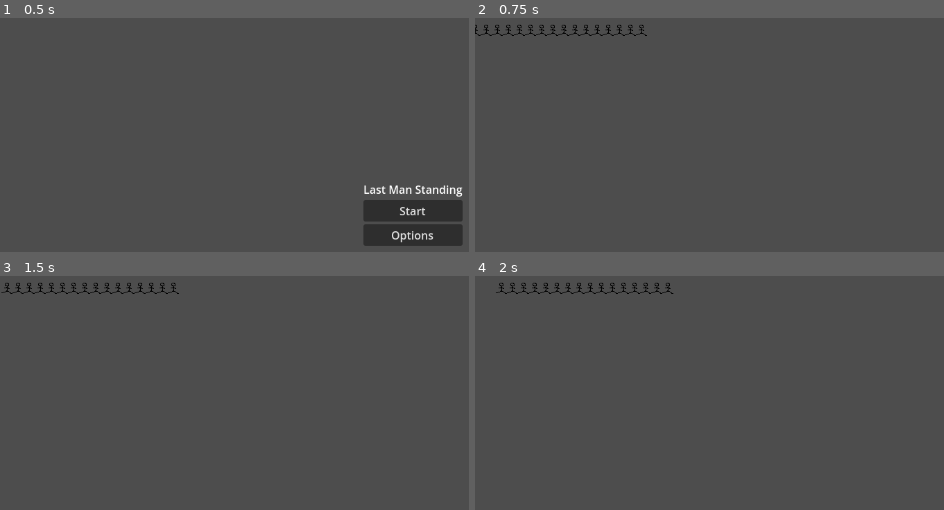
Above: before the commit, frames 1-4 (two rows, left to right).
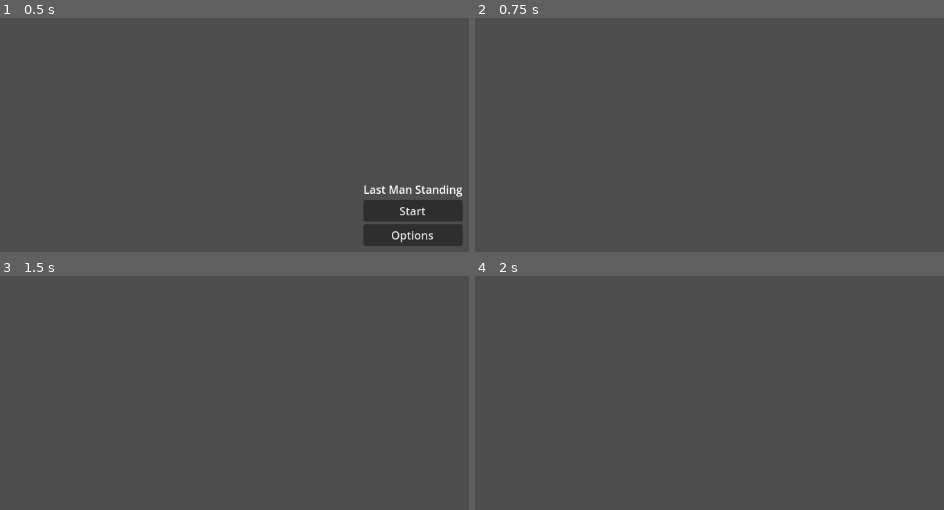
Above: after the commit, the same moments.

Repository: Crazy-Waffle-Man/last-man-standing
Game: Godot game, scene res://scenes/main_menu.tscn
The game is run twice, just before and just after one commit, with the same random seed, the same clock (stepped at 60 frames per second) and the same inputs.
Inputs:
- Up to frame 1 (0.5 s): no input
- Up to frame 2 (0.75 s): click "Start" at 0.5 s
- Up to frame 3 (1.5 s): tap Enter at 1.25 s; hold Right (ui_right) from 1.28 s (still down)
- Up to frame 4 (2 s): keep holding Right (ui_right)

Frame 1 is identical in both runs. In frame 2, 0.5% of the frame differs, in the area x 0-37%, y 2-8%; in frame 3, 0.5%; in frame 4, 0.5%, in the area x 4-43%, y 2-8%.
Error after the commit: Parse Error: Not all code paths return a value. (res://scripts/player_character.gd:22)

Commit message:
Rewriting player code for godot's builtin collision

Diff:
--- a/project.godot
+++ b/project.godot
@@ -57,5 +57,5 @@
 [layer_names]
 
 2d_physics/layer_1="walls"
-2d_physics/layer_2="player"
-2d_physics/layer_3="hazards"
+2d_physics/layer_2="hazard"
+2d_physics/layer_3="player"
--- a/scenes/game_scene.tscn
+++ b/scenes/game_scene.tscn
@@ -1,7 +1,6 @@
-[gd_scene load_steps=3 format=3 uid="uid://b7ggner8vcyt6"]
+[gd_scene load_steps=2 format=3 uid="uid://b7ggner8vcyt6"]
 
 [ext_resource type="Script" uid="uid://icaekfj6gxw5" path="res://scripts/game_scene.gd" id="1_w5aja"]
-[ext_resource type="Script" uid="uid://cmuixestmsjab" path="res://scripts/collision_type_assigners/wall_collision_layer_assignment.gd" id="2_onqr8"]
 
 [node name="GameScene" type="CanvasLayer"]
 script = ExtResource("1_w5aja")
@@ -10,9 +9,11 @@
 
 [node name="Obstacles" type="TileMapLayer" parent="."]
 
-[node name="Collisions" type="StaticBody2D" parent="."]
+[node name="WallCollision" type="StaticBody2D" parent="."]
+collision_mask = 0
 
-[node name="CollisionPolygon2D" type="CollisionPolygon2D" parent="Collisions"]
-polygon = PackedVector2Array(1120, 19, 1118, 631, 10, 631, 26, 13, 1116, 19, 1097, -44, -93, 2, -8, 922, 1254, 655, 1149, -52)
-script = ExtResource("2_onqr8")
+[node name="CollisionPolygon2D" type="CollisionPolygon2D" parent="WallCollision"]
+position = Vector2(133, 128)
+polygon = PackedVector2Array(-58, -71, 899, -10, 937, 386, -12, 426, -59, -72, -174, -130, -170, 563, 1099, 582, 1113, -217, -184, -221, -174, -130)
+one_way_collision_margin = 0.0
 metadata/COLLISION_TYPE = 0
--- a/scenes/player_characters.tscn
+++ b/scenes/player_characters.tscn
@@ -1,18 +1,18 @@
-[gd_scene load_steps=5 format=3 uid="uid://kxx8oagcuejg"]
+[gd_scene load_steps=4 format=3 uid="uid://kxx8oagcuejg"]
 
 [ext_resource type="Script" uid="uid://dt02djnxllcvw" path="res://scripts/player_character.gd" id="1_vp8jy"]
-[ext_resource type="Script" uid="uid://11w54u4y2glc" path="res://scripts/collision_type_assigners/player_collision_assigner.gd" id="2_3f0t2"]
 [ext_resource type="Texture2D" uid="uid://c462jvqfd4ytb" path="res://assets/textures/prototype_player.png" id="2_hys4i"]
 
 [sub_resource type="RectangleShape2D" id="RectangleShape2D_hys4i"]
 size = Vector2(16, 16)
 
 [node name="PlayerCharacters" type="CharacterBody2D"]
+collision_layer = 4
+collision_mask = 7
 script = ExtResource("1_vp8jy")
 
 [node name="CollisionShape2D" type="CollisionShape2D" parent="."]
 shape = SubResource("RectangleShape2D_hys4i")
-script = ExtResource("2_3f0t2")
 
 [node name="PlayerIcon" type="Sprite2D" parent="."]
 texture = ExtResource("2_hys4i")
--- a/scripts/collision_type_assigners/hazard_collision_type_assigner.gd
+++ /dev/null
@@ -1,4 +0,0 @@
-extends Node2D
-
-func _ready() -> void:
-	set_meta("COLLISION_TYPE", Globals.collisionTypes.HAZARD)
--- a/scripts/collision_type_assigners/player_collision_assigner.gd
+++ /dev/null
@@ -1,4 +0,0 @@
-extends Node2D
-
-func _ready() -> void:
-	set_meta("COLLISION_TYPE", Globals.collisionTypes.PLAYER)
--- a/scripts/collision_type_assigners/wall_collision_layer_assignment.gd
+++ /dev/null
@@ -1,4 +0,0 @@
-extends Node2D
-
-func _ready() -> void:
-	set_meta("COLLISION_TYPE", Globals.collisionTypes.WALL)
--- a/scripts/game_scene.gd
+++ b/scripts/game_scene.gd
@@ -7,7 +7,7 @@
 	for i in range(n):
 		var _character = playerCharacterScene.instantiate()
 		_character.characterId = i
-		_character.position = Vector2(Globals.tileSize * i, 100)
+		_character.position = Vector2(Globals.TILE_SIZE * i, 100)
 		_character.active = true
 		add_child(_character)
 		toReturn.append(_character)
@@ -15,4 +15,4 @@
 
 
 func _ready() -> void:
-	createCharacters(Globals.numCharacters)
+	createCharacters(Globals.NUM_CHARACTERS)
--- a/scripts/globals.gd
+++ b/scripts/globals.gd
@@ -1,6 +1,10 @@
 extends Node
 
-var tileSize: int = 16
-var numCharacters: int = 16
-var characterStepSize: int = 1
-enum collisionTypes {WALL, HAZARD, PLAYER}
+const TILE_SIZE: int = 16
+const NUM_CHARACTERS: int = 16
+const CHARACTER_STEP_SIZE: int = 1
+enum collisionLayers {
+	WALL = 1, #1
+	HAZARD = 1 << 1,  #2
+	PLAYER = 1 << 2 #4
+}
--- a/scripts/player_character.gd
+++ b/scripts/player_character.gd
@@ -12,29 +12,24 @@
 var target: Vector2
 
 func _ready() -> void:
+	set_meta("COLLISION_TYPE", Globals.collisionLayers.PLAYER)
 	target = position
 
 func _process(_delta: float) -> void:
-	if active and not isMoving:
-		movementController.x = Input.get_action_strength("ui_right") - Input.get_action_strength("ui_left")
-		movementController.y = Input.get_action_strength("ui_down") - Input.get_action_strength("ui_up")
-		if movementController.x != 0 and movementController.y != 0: #Only One input at a time please
-			movementController.y = 0
-		# Move by only one tile
-		target += movementController * Globals.tileSize
-		isMoving = true
-		#Check collision here
-		var space_state = get_world_2d().direct_space_state
-		#var result = space_state.intersect_point(PhysicsShapeQueryParameters2D.new(), target)
-		# for collision in result:
-			# var hit = collisoin["collider"]
-			# if hit.has_meta("COLLISION_TYPE"):
-				# match hit.get_meta("COLLISION_TYPE"):
-					#HANDLE POST-COLLISION BEHAVIOR HERE
-	elif active and isMoving:
-		var direction = (target - position).normalized()
-		var step = direction * Globals.characterStepSize # If I end up doing delta time, add `* _delta` here
-		if position.distance_to(target) <= step.length():
-			isMoving = false
-			position = target
-		else: position += step
+	pass
+
+
+func checkCollision(pos: Vector2) -> Array[int]:
+	var query = PhysicsPointQueryParameters2D.new()
+	query.position = pos
+	query.collide_with_areas = true
+	query.collide_with_bodies = true
+	query.collision_mask = Globals.collisionLayers.WALL | Globals.collisionLayers.HAZARD | Globals.collisionLayers.PLAYER
+	var spaceState = get_world_2d().direct_space_state.intersect_point(query)
+
+
+func interpolate(stepSize: int) -> void:
+	pass
+
+func handleInputs():
+	pass
Not shown, added: export_presets.cfg
Not shown, removed: scripts/collision_type_assigners/hazard_collision_type_assigner.gd.uid
Not shown, removed: scripts/collision_type_assigners/player_collision_assigner.gd.uid
Not shown, removed: scripts/collision_type_assigners/wall_collision_layer_assignment.gd.uid
